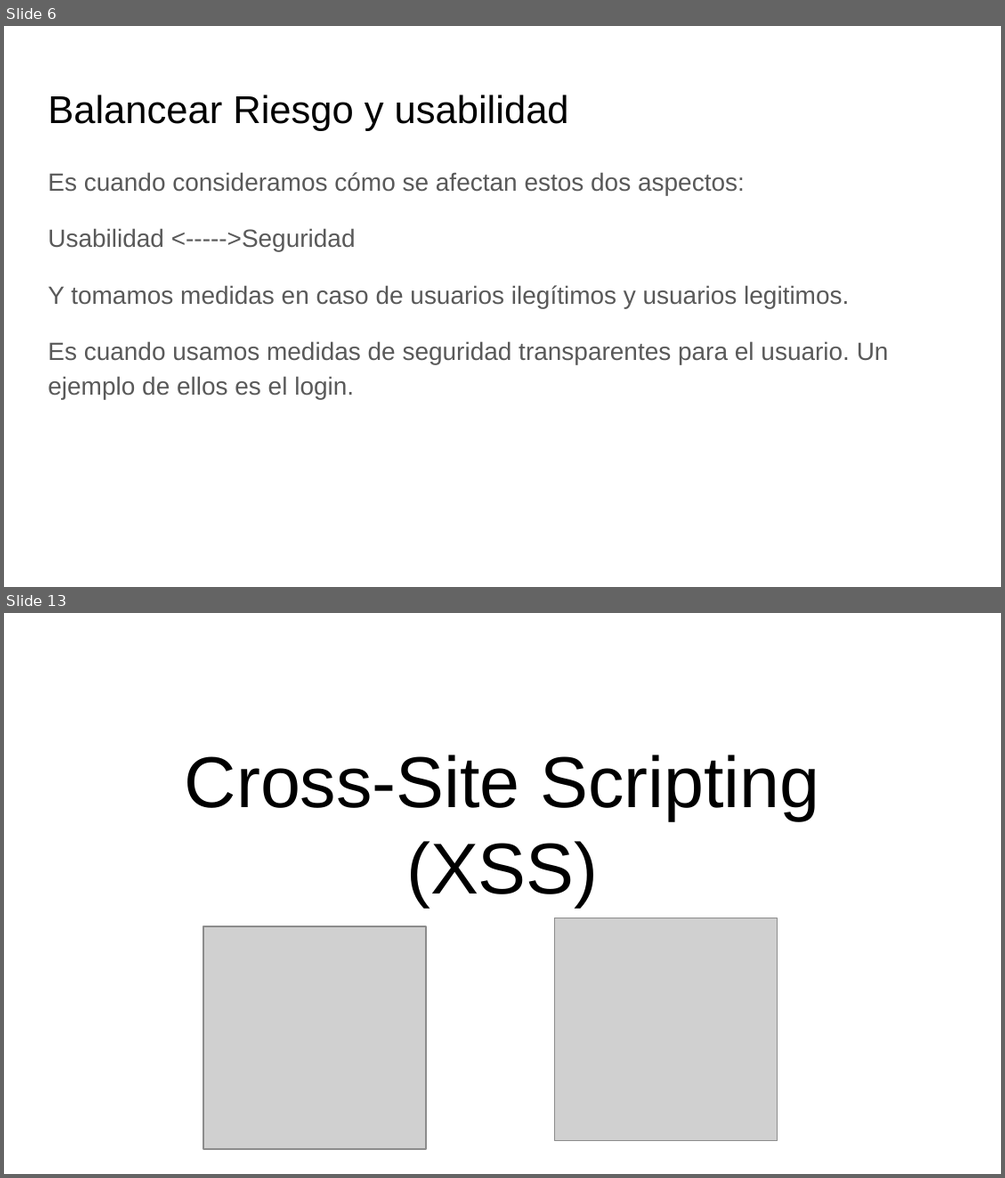
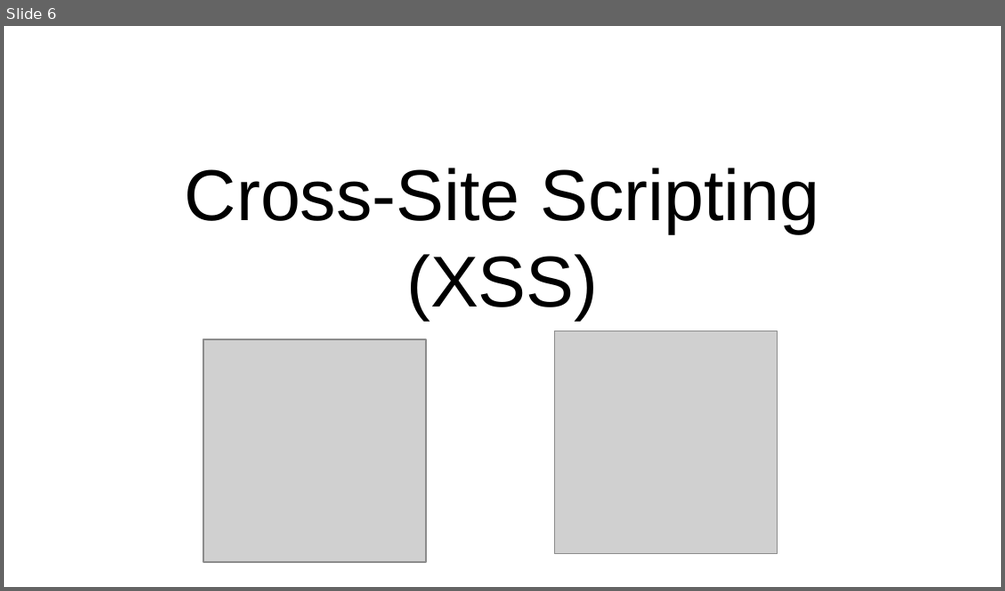
Before and after one commit to AshWilliams/Seguridad.Net, a slide deck: Seguridad_de_aplicaciones_web.pptx. Shown one above the other, each under a label of ours: slides 6 and 13 before the commit, slide 6 after it; the slides between them are not shown. The pictures are 1005x1178 and 1005x591 pixels, drawn with LibreOffice and Linux fonts; fonts in the diff are those of the drawing; grey boxes stand for pictures. Boxes give left, top, right and bottom in pixels: in the first picture for what was removed or moved away, otherwise in the second. Text is boxed around its words. In the diff, an @@ line names an element or a change of style, - is before the commit and + after.

```diff
--- a/Seguridad_de_aplicaciones_web.pptx
+++ b/Seguridad_de_aplicaciones_web.pptx
@@ slide 6 removed at box(4, 26, 1001, 587), background #FFFFFF @@
@@ title removed at box(48, 95, 569, 131) @@
-Balancear Riesgo y usabilidad
@@ text removed at box(48, 172, 889, 399) @@
-Es cuando consideramos cómo se afectan estos dos aspectos:
-Usabilidad <----->Seguridad
-Y tomamos medidas en caso de usuarios ilegítimos y usuarios legitimos.
-Es cuando usamos medidas de seguridad transparentes para el usuario. Un ejemplo de ellos es el login.
@@ what was slide 13 is now slide 6 @@
```
Also in this commit, not shown: 6 slides changed, 10 slides added, 15 other slides removed, 2 other files.
